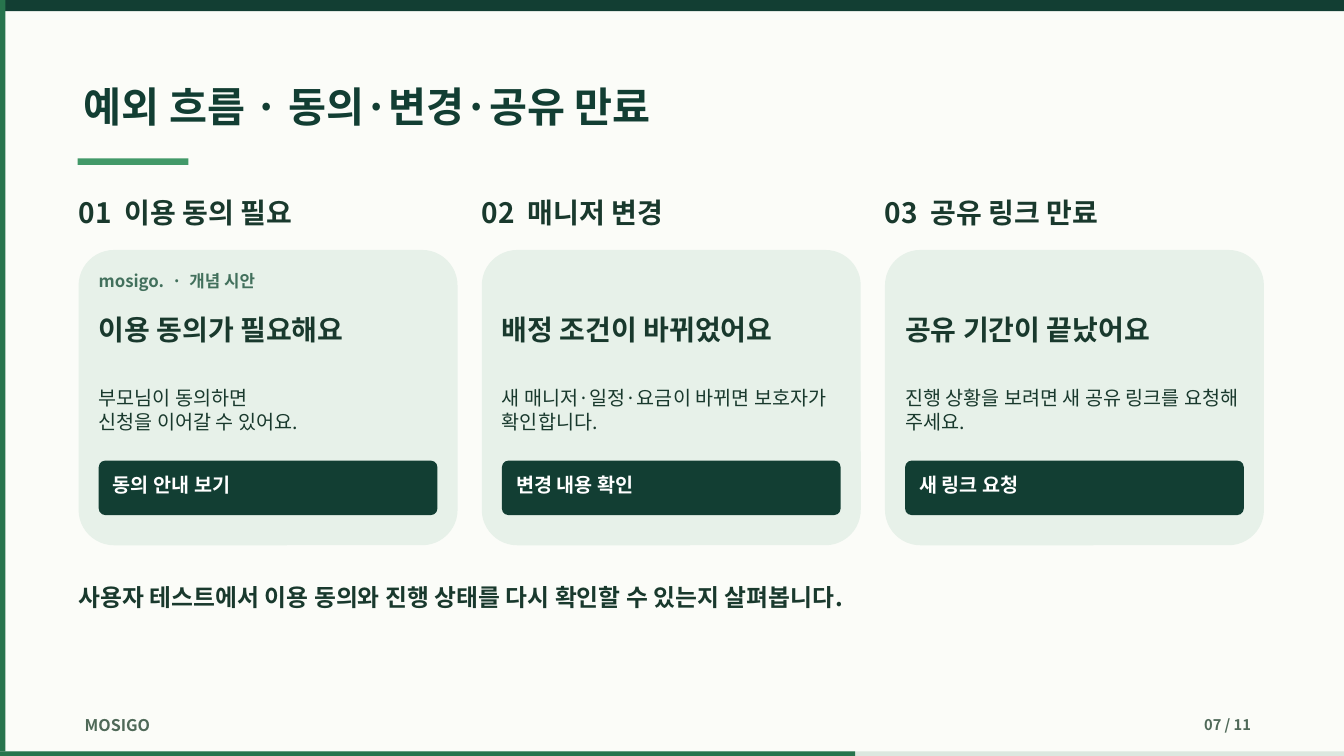
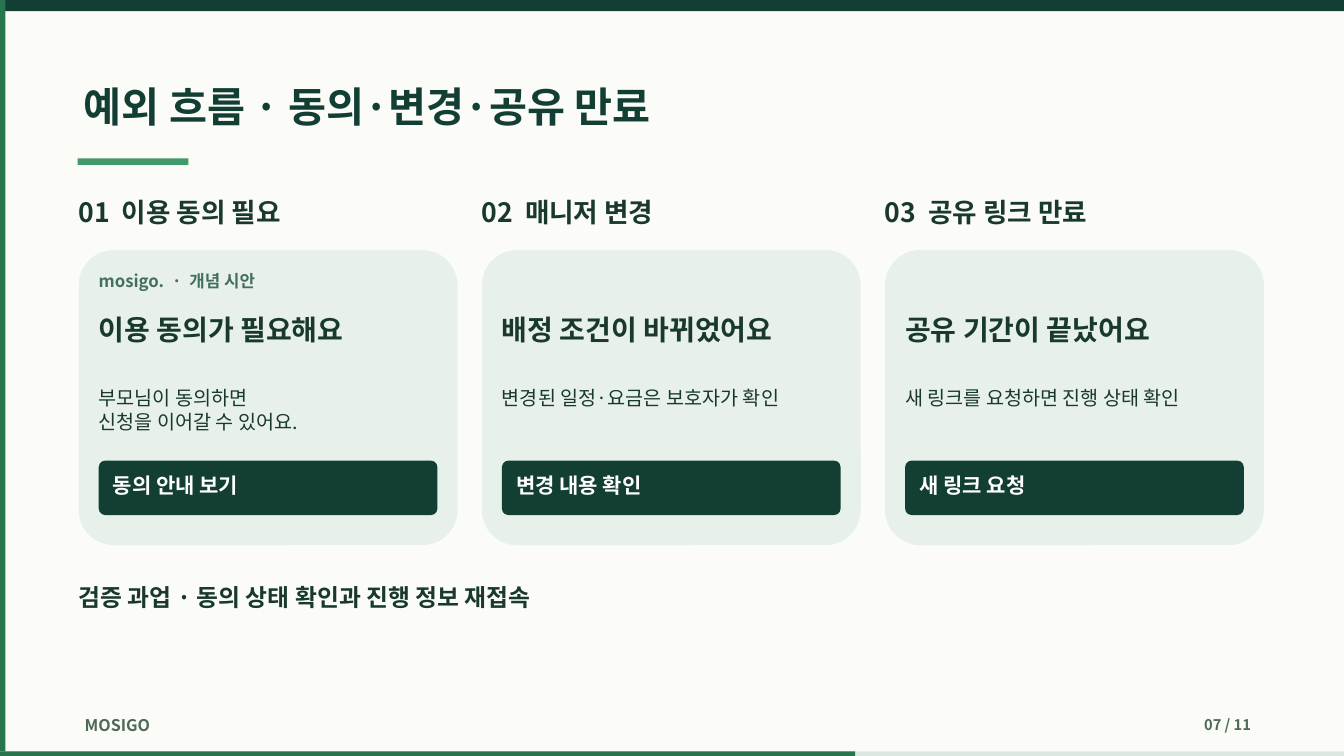
Before and after one commit to dohyunkimmm/mosigo-case-study, a slide deck: slide 7 of downloads/mosigo_report.pptx. Drawn at 1344x756 pixels with LibreOffice and Linux fonts; fonts in the diff are those of the drawing. Boxes give left, top, right and bottom in pixels: in the first picture for what was removed or moved away, otherwise in the second. Text is boxed around its words. In the diff, an @@ line names an element or a change of style, - is before the commit and + after.

Commit message:
본문과 발표자료의 정보 밀도 개선 (#204)
* 사업기획서 9·10·18·19쪽의 판단과 근거 배치 정리

* 본문과 발표자료의 정보 밀도 개선

* 예약 여정 카드 폭·글꼴 검사를 변경된 배치와 동기화

```diff
--- a/downloads/mosigo_report.pptx
+++ b/downloads/mosigo_report.pptx
@@ size 20 to 19 pt in 3 elements at box(79, 199, 281, 225), box(482, 199, 653, 225), box(885, 199, 1087, 225) @@
@@ text at box(502, 388, 779, 407): text changed @@
-새 매니저·일정·요금이 바뀌면 보호자가 확인합니다.
+변경된 일정·요금은 보호자가 확인
@@ text at box(905, 388, 1180, 407): text changed @@
-진행 상황을 보려면 새 공유 링크를 요청해 주세요.
+새 링크를 요청하면 진행 상태 확인
@@ size 14 to 15 pt in 3 elements at box(113, 475, 239, 495), box(516, 475, 642, 495), box(919, 475, 1026, 495) @@
@@ text at box(79, 586, 531, 608): text changed @@
-사용자 테스트에서 이용 동의와 진행 상태를 다시 확인할 수 있는지 살펴봅니다.
+검증 과업 · 동의 상태 확인과 진행 정보 재접속
```
Also in this commit, not shown: 2 other slides changed, 26 other files.
